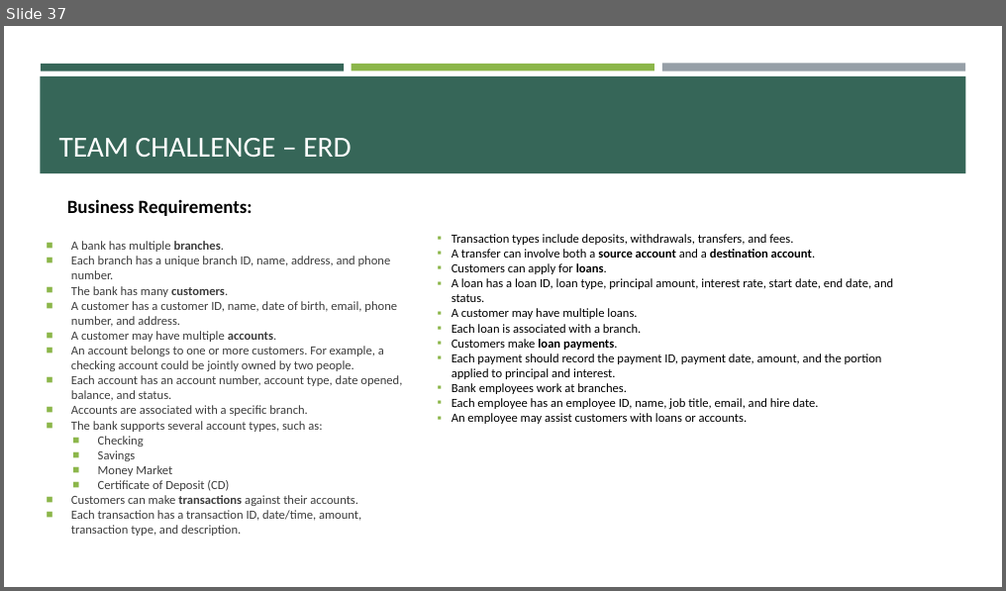
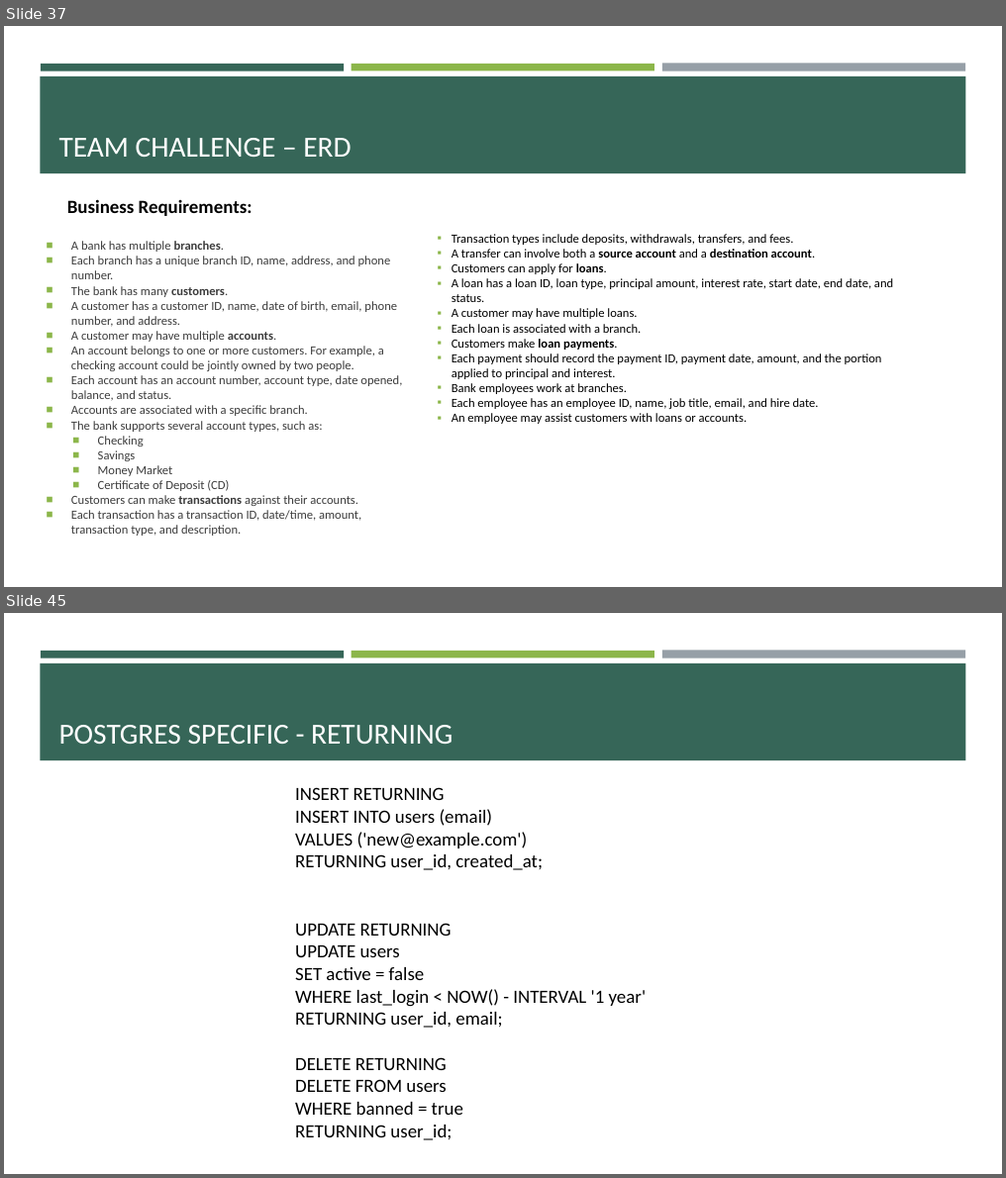
Before and after one commit to e-m-wilson/java-fs, a slide deck: Week_3/SQL_postgres.pptx. Shown one above the other, each under a label of ours: slide 37 before the commit, slides 37 and 45 after it; the slides between them are not shown. The pictures are 1006x591 and 1006x1178 pixels, drawn with LibreOffice and Linux fonts; fonts in the diff are those of the drawing. Boxes give left, top, right and bottom in pixels: in the first picture for what was removed or moved away, otherwise in the second. Text is boxed around its words. In the diff, an @@ line names an element or a change of style, - is before the commit and + after.

```diff
--- a/Week_3/SQL_postgres.pptx
+++ b/Week_3/SQL_postgres.pptx
@@ slide 45 added at (4,613,1002,1174), background #FFFFFF; not listed: 4 template elements that a slide beside it also shows @@
@@ title added at (59,725,452,744), 28 pt, text #FFFFFF @@
+POSTGRES SPECIFIC - RETURNING
@@ text added at (295,787,647,1141), 18 pt, text #000000 @@
+INSERT RETURNING
+INSERT INTO users (email)
+VALUES ('new@example.com')
+RETURNING user_id, created_at;
+UPDATE RETURNING
+UPDATE users
+SET active = false
+WHERE last_login < NOW() - INTERVAL '1 year'
+RETURNING user_id, email;
+DELETE RETURNING
+DELETE FROM users
+WHERE banned = true
+RETURNING user_id;
```
Also in this commit, not shown: 20 other slides added.
